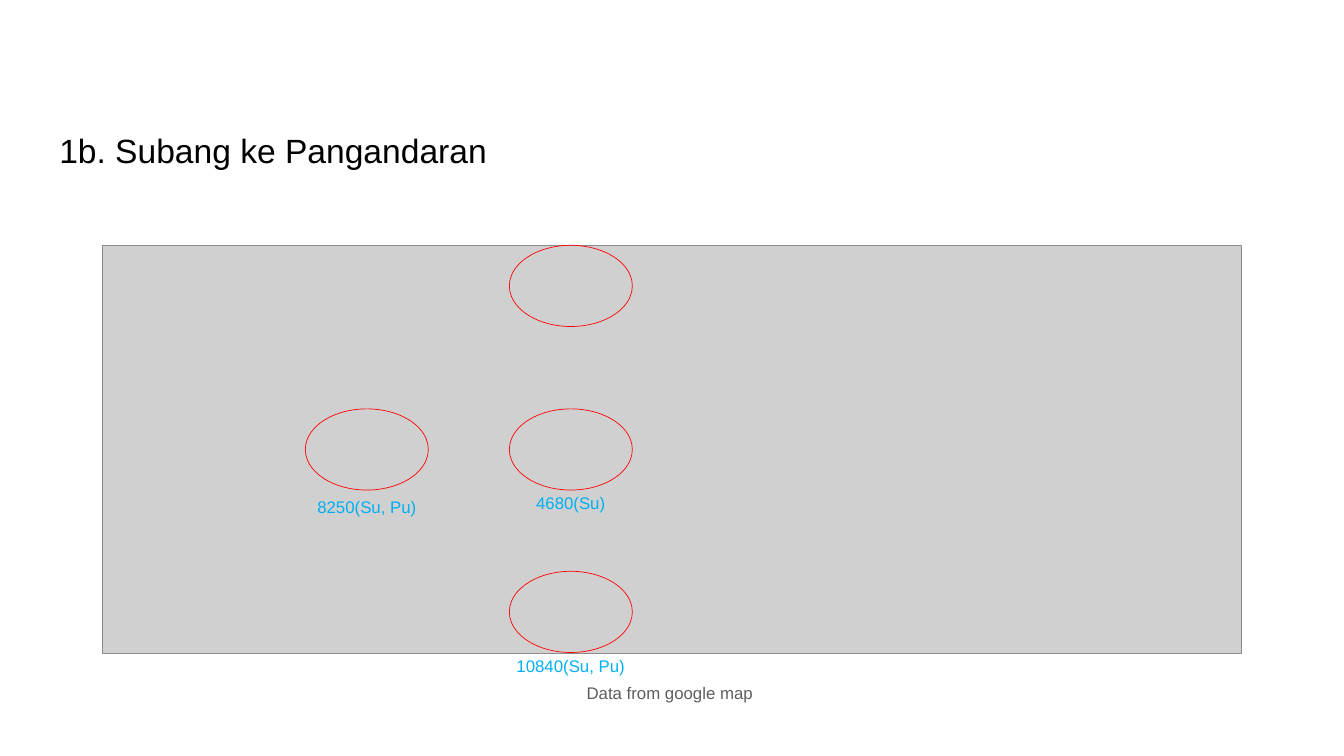
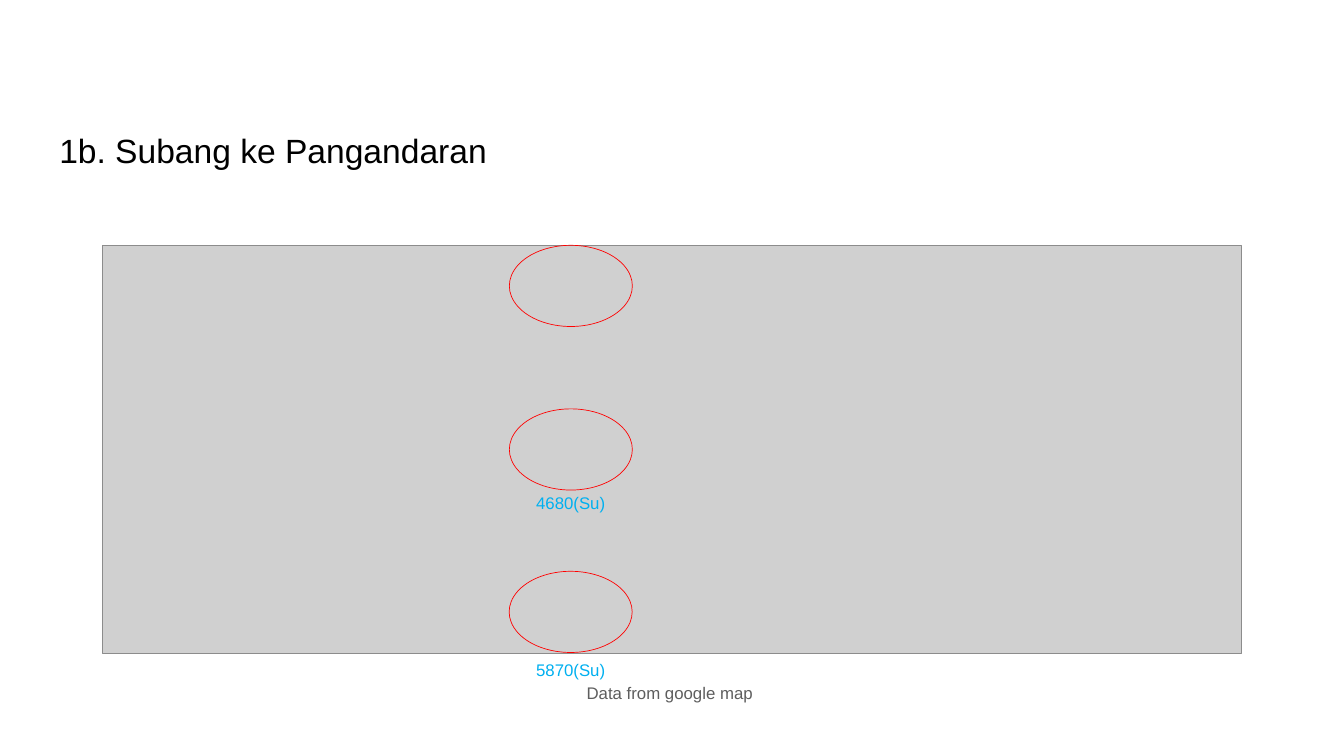
Before and after one commit to DentAlpha/Latihan-6-EL2208-PMC, a slide deck: slide 22 of Latihan 6.pptx (slide 20 before the commit). Drawn at 1344x756 pixels with LibreOffice and Linux fonts; fonts in the diff are those of the drawing; grey boxes stand for pictures. Boxes give left, top, right and bottom in pixels: in the first picture for what was removed or moved away, otherwise in the second. Text is boxed around its words. In the diff, an @@ line names an element or a change of style, - is before the commit and + after.

```diff
--- a/Latihan 6.pptx
+++ b/Latihan 6.pptx
@@ ellipse: place and size @@
-ellipse at [305, 409, 428, 490]
+ellipse at [509, 571, 632, 653]
@@ ellipse removed at [509, 571, 632, 653] @@
@@ text removed at [516, 659, 625, 676] @@
-10840(Su, Pu)
@@ text at [536, 663, 605, 680]: text changed @@
-8250(Su, Pu)
+5870(Su)
```
Also in this commit, not shown: 26 other slides changed, 3 slides added.
